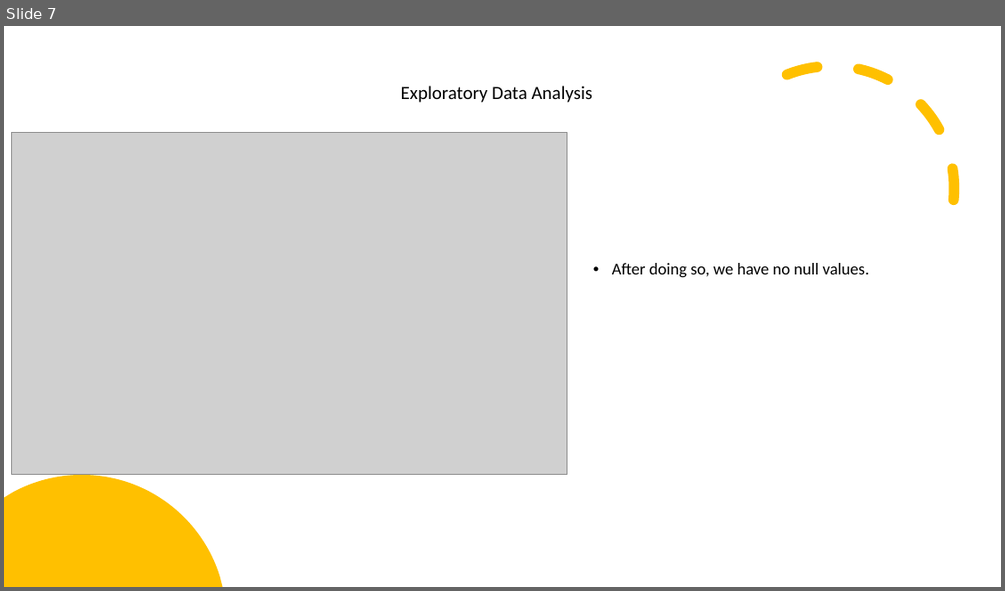
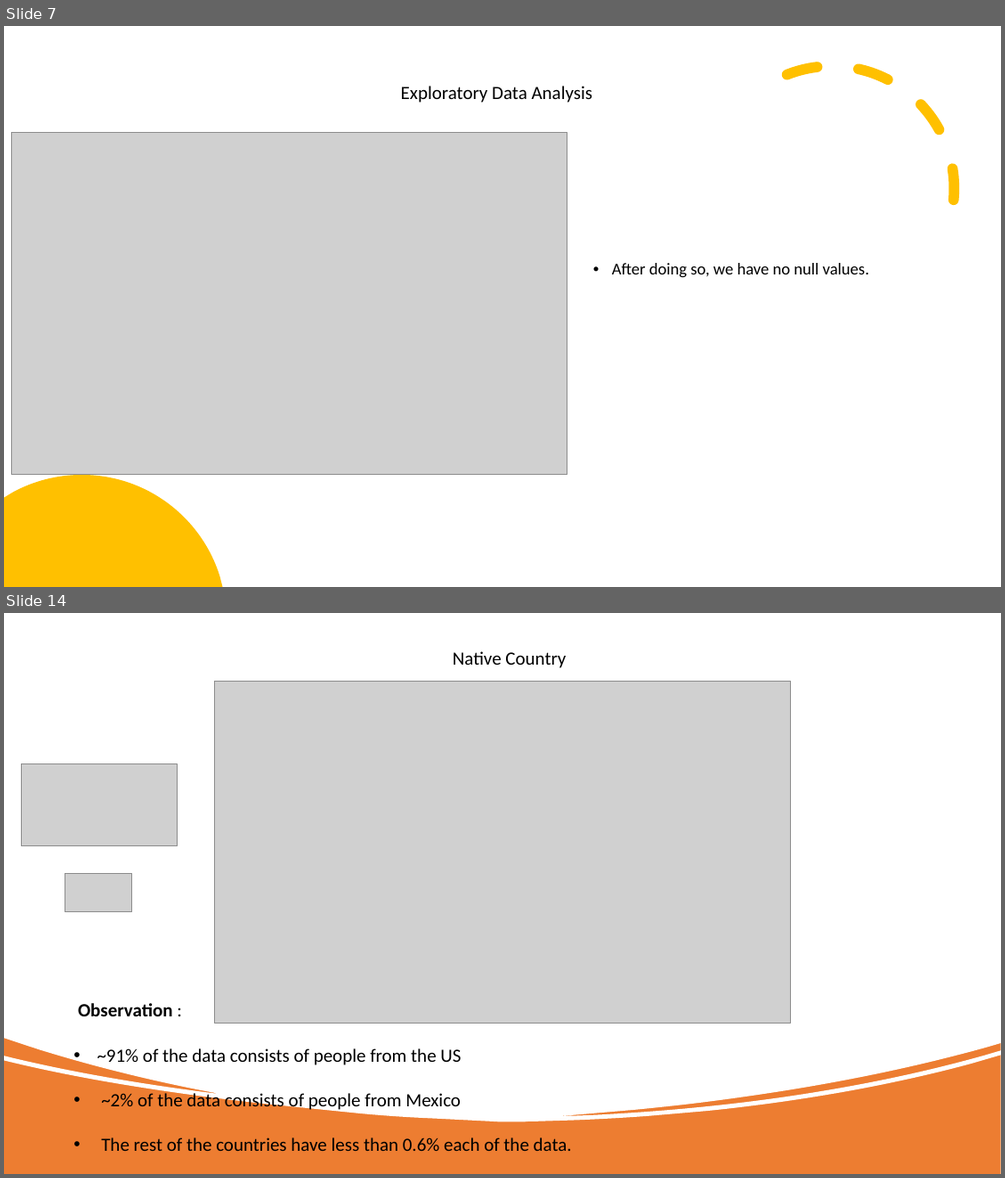
Before and after one commit to ronenhr/2nd_year_project, a slide deck: Presentation1.pptx. Shown one above the other, each under a label of ours: slide 7 before the commit, slides 7 and 14 after it; the slides between them are not shown. The pictures are 1005x591 and 1005x1178 pixels, drawn with LibreOffice and Linux fonts; fonts in the diff are those of the drawing; grey boxes stand for pictures. Boxes give left, top, right and bottom in pixels: in the first picture for what was removed or moved away, otherwise in the second. Text is boxed around its words. In the diff, an @@ line names an element or a change of style, - is before the commit and + after.

```diff
--- a/Presentation1.pptx
+++ b/Presentation1.pptx
@@ slide 14 added at [4,613,1001,1174], background #FFFFFF @@
@@ rectangle added at [4,613,1001,1174], fill #ED7D31 @@
@@ freeform shape added at [4,613,1001,1121], fill #FFFFFF @@
@@ text added at [453,651,566,668], 18 pt, text #000000 @@
+Native Country
@@ picture added at [214,681,791,1022] @@
@@ picture added at [22,764,178,846] @@
@@ picture added at [65,873,132,911] @@
@@ text added at [78,1003,572,1151], 18 pt, text #000000 @@
+Observation :
+• ~91% of the data consists of people from the US
+• ~2% of the data consists of people from Mexico
+• The rest of the countries have less than 0.6% each of the data.
```
Also in this commit, not shown: 6 slides changed, 7 other slides added, 2 slides removed.
